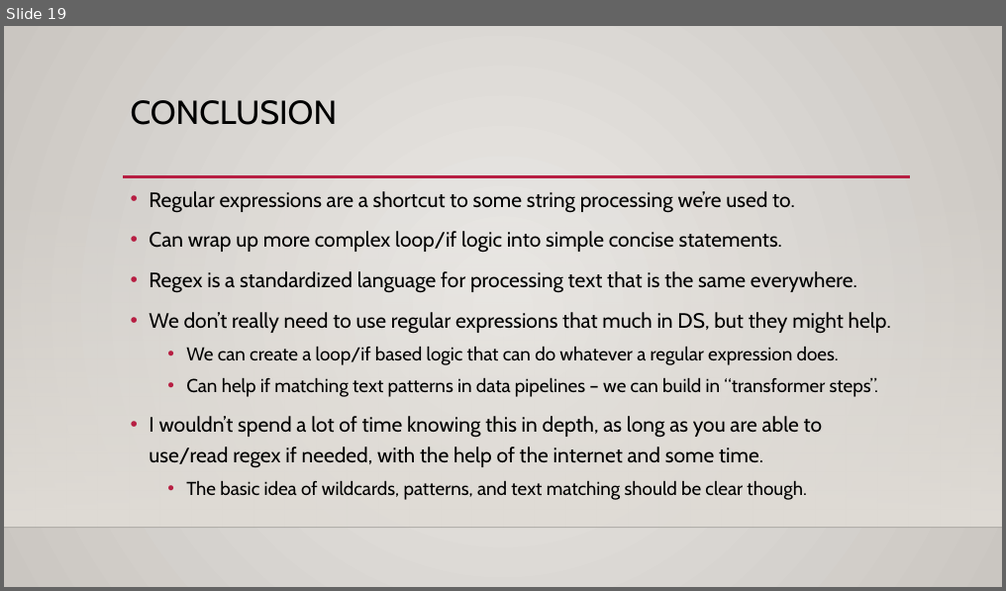
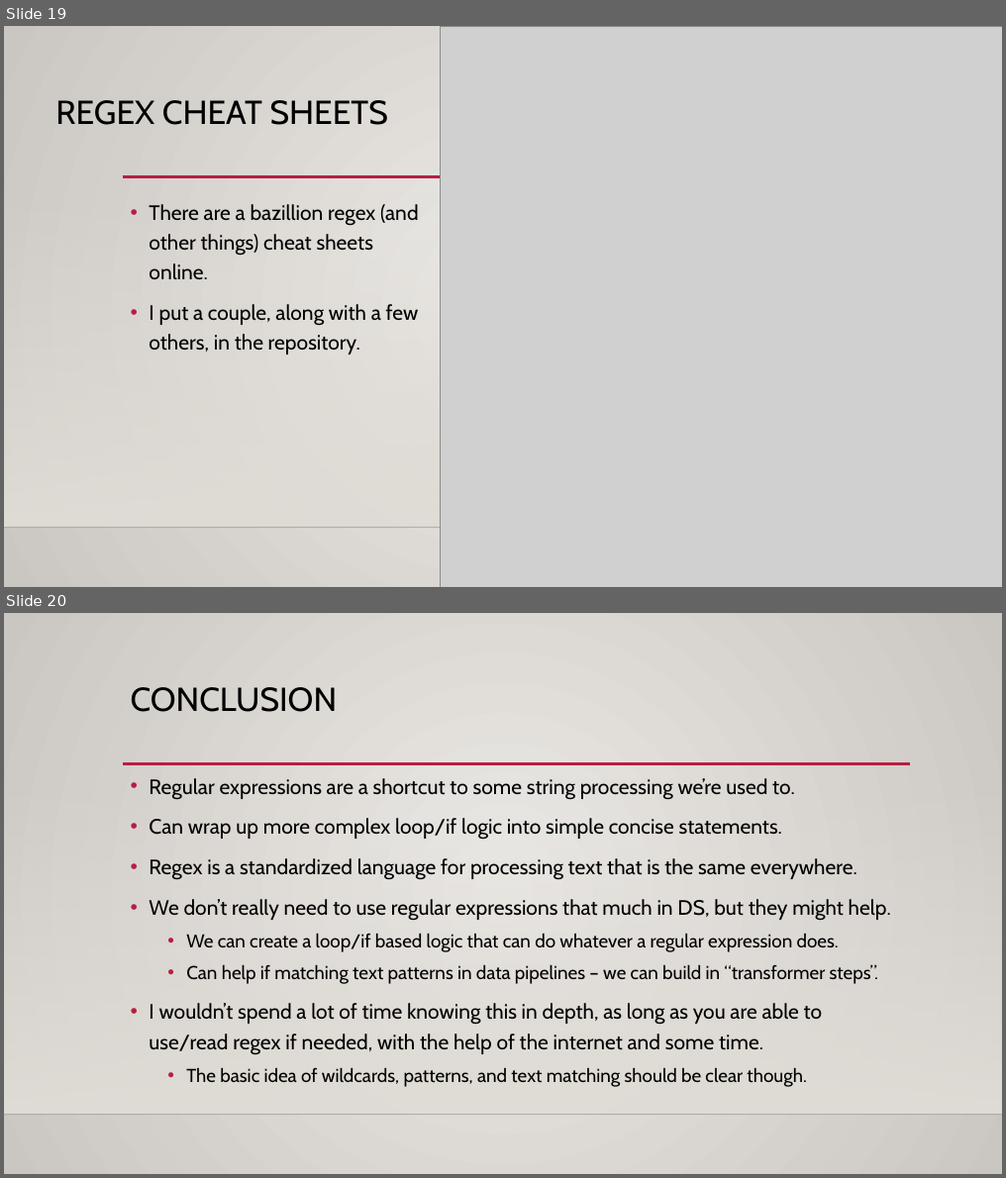
Before and after one commit to AkeemSemperDataScience/Programming_Basics_for_Machine_Learning_Students, a slide deck: reference_material/slides/020_regular_expressions.pptx. Shown one above the other, each under a label of ours: slide 19 before the commit, slides 19 and 20 after it. The pictures are 1006x591 and 1006x1178 pixels, drawn with LibreOffice and Linux fonts; fonts in the diff are those of the drawing; grey boxes stand for pictures; background and template pictures are left out. Boxes give left, top, right and bottom in pixels: in the first picture for what was removed or moved away, otherwise in the second. Text is boxed around its words. In the diff, an @@ line names an element or a change of style, - is before the commit and + after.

```diff
--- a/reference_material/slides/020_regular_expressions.pptx
+++ b/reference_material/slides/020_regular_expressions.pptx
@@ slide 19 added at <box>4,26,1002,587</box>, background gradient #ECEAE7 to #CAC7C1; not listed: 3 template elements that a slide beside it also shows @@
@@ picture added at <box>441,26,1002,587</box> @@
@@ title added at <box>55,100,388,125</box>, 32 pt, text #000000 @@
+REGEX CHEAT SHEETS
@@ text added at <box>149,204,419,355</box>, 20 pt, text #000000 @@
+• There are a bazillion regex (and other things) cheat sheets online.
+• I put a couple, along with a few others, in the repository.
@@ what was slide 19 is now slide 20 @@
```
Also in this commit, not shown: 1 other slide added, 2 other files.
